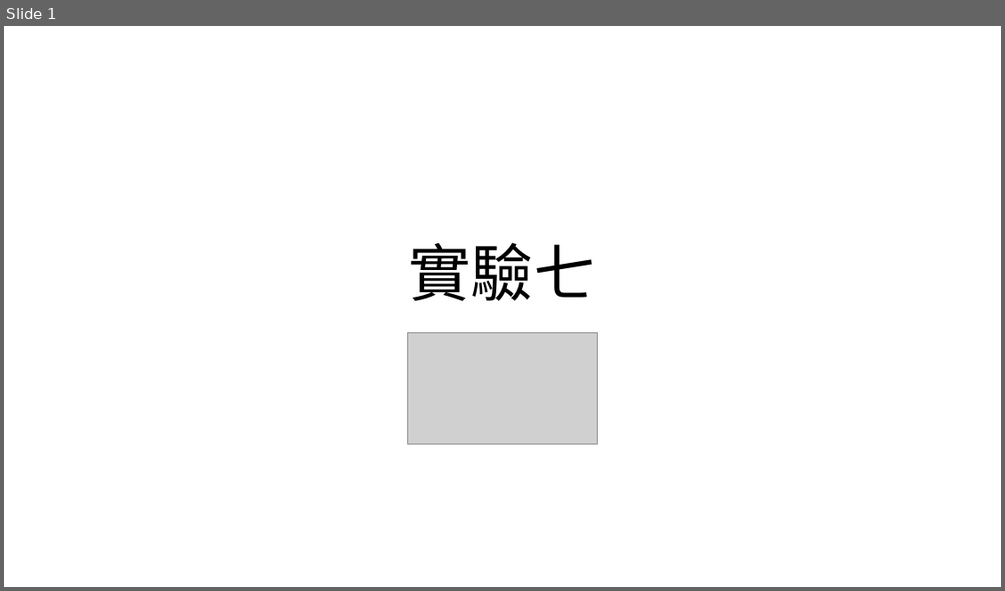
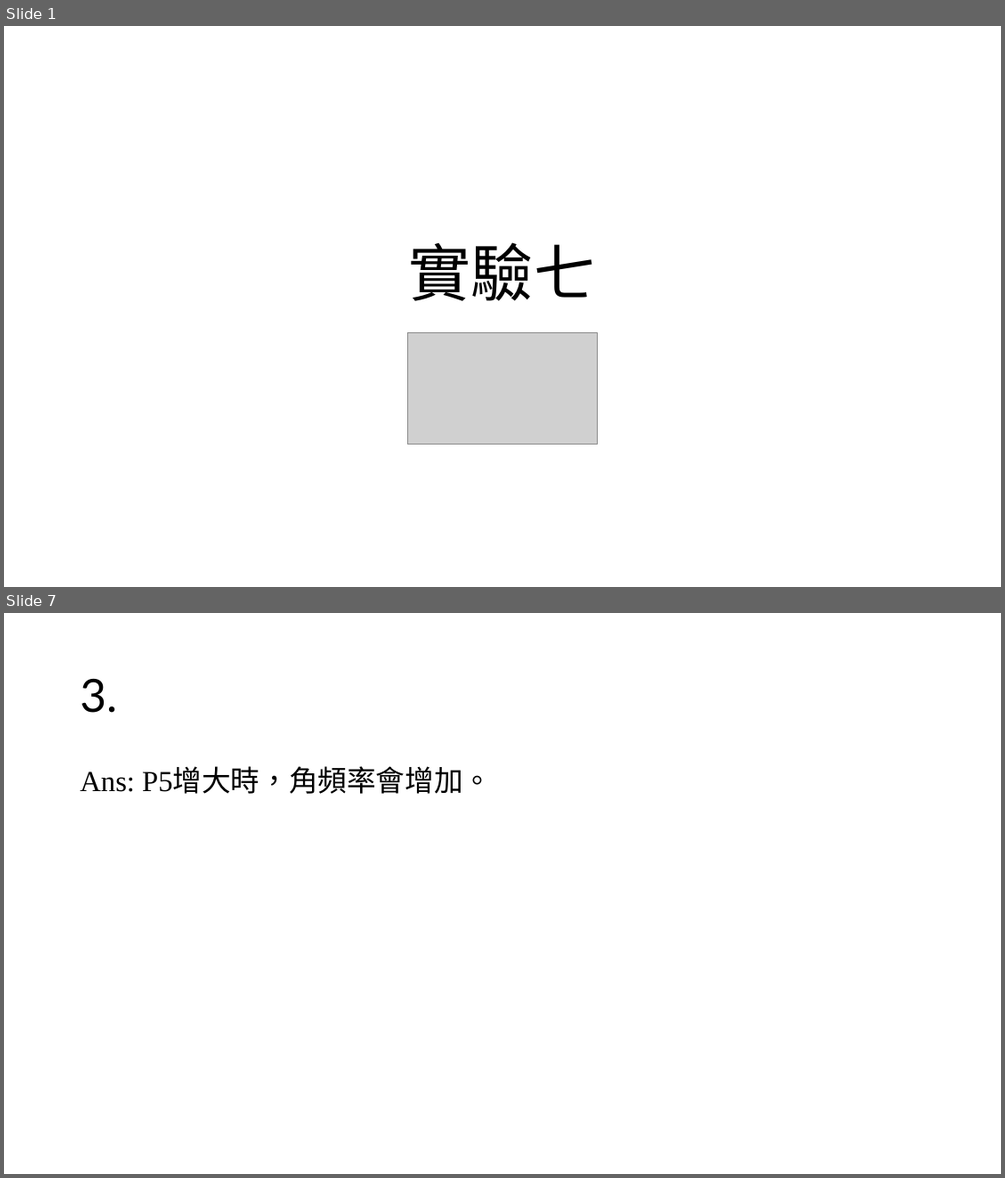
Before and after one commit to yeyi58095/control_lab, a slide deck: 實驗七/presentation/實驗七_第二組_葉彥辰_郭亮佑_蘇昱嘉.pptx. Shown one above the other, each under a label of ours: slide 1 before the commit, slides 1 and 7 after it; the slides between them are not shown. The pictures are 1005x591 and 1005x1178 pixels, drawn with LibreOffice and Linux fonts; fonts in the diff are those of the drawing; grey boxes stand for pictures. Boxes give left, top, right and bottom in pixels: in the first picture for what was removed or moved away, otherwise in the second. Text is boxed around its words. In the diff, an @@ line names an element or a change of style, - is before the commit and + after.

```diff
--- a/實驗七/presentation/實驗七_第二組_葉彥辰_郭亮佑_蘇昱嘉.pptx
+++ b/實驗七/presentation/實驗七_第二組_葉彥辰_郭亮佑_蘇昱嘉.pptx
@@ slide 7 added at [4, 613, 1001, 1174], background #FFFFFF @@
@@ title added at [80, 678, 117, 713], 44 pt, text #000000 @@
+3.
@@ text added at [80, 768, 492, 794], 28 pt, text #000000 @@
+Ans: P5增大時，角頻率會增加。
```
Also in this commit, not shown: 2 slides changed, 4 other slides added, 1 slide removed, 1 other file.
